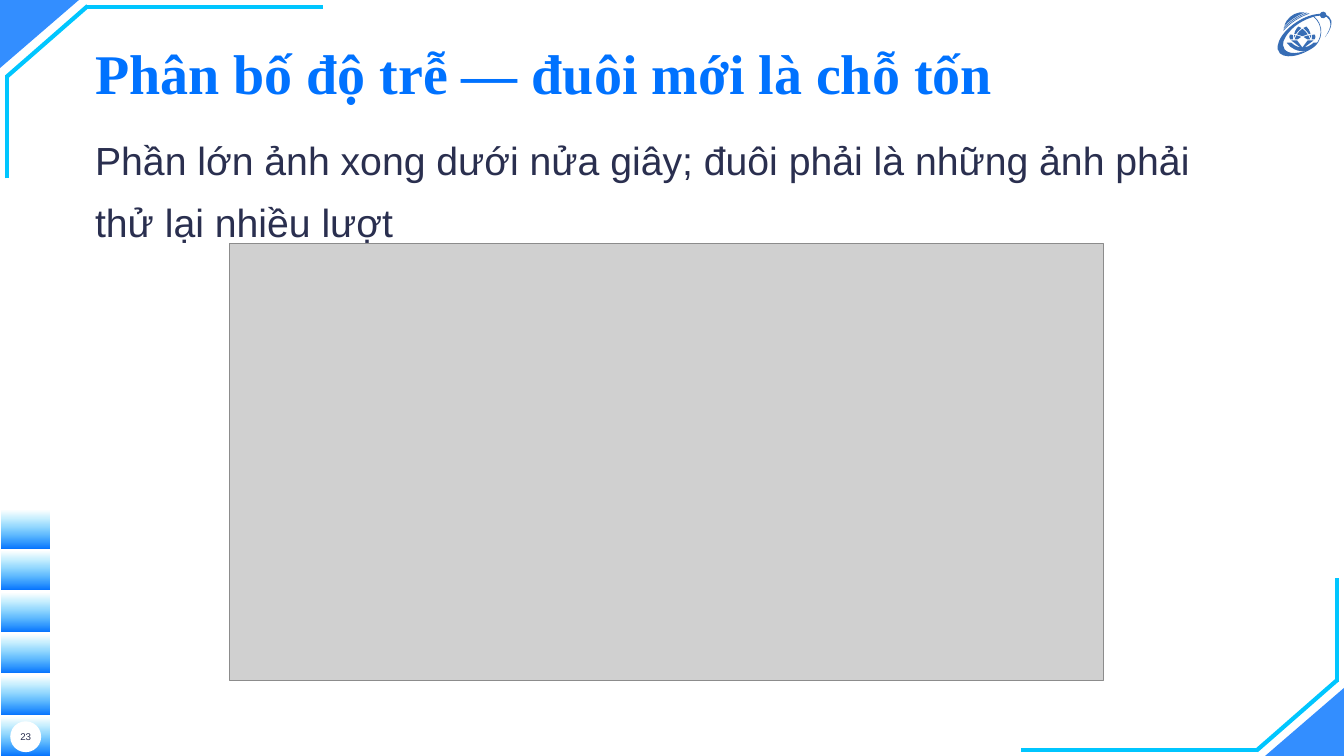
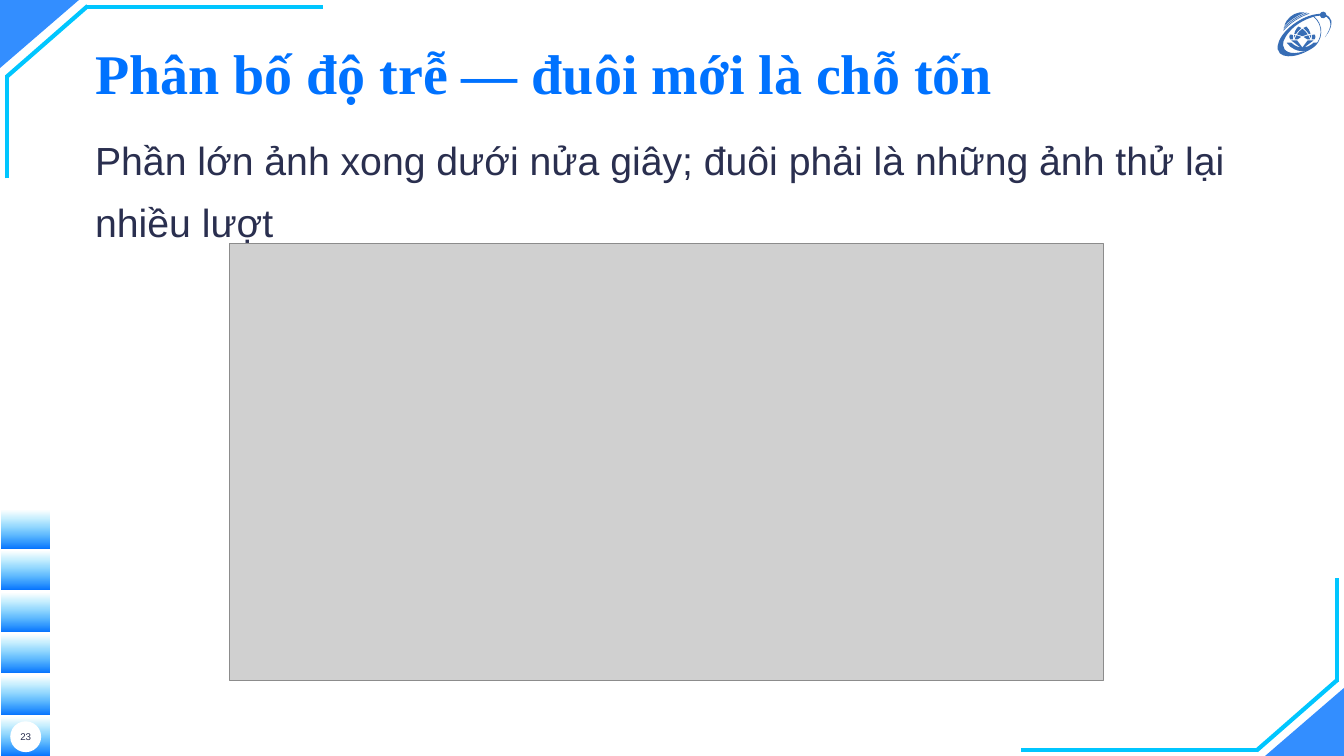
Before and after one commit to hieunguyen2604/alpr-do-an-mon-hoc, a slide deck: slide 23 of docs/slides/slides.pptx. Drawn at 1344x756 pixels with LibreOffice and Linux fonts; fonts in the diff are those of the drawing; grey boxes stand for pictures; background and template pictures are left out. Boxes give left, top, right and bottom in pixels: in the first picture for what was removed or moved away, otherwise in the second. Text is boxed around its words. In the diff, an @@ line names an element or a change of style, - is before the commit and + after.

```diff
--- a/docs/slides/slides.pptx
+++ b/docs/slides/slides.pptx
@@ text at bbox=[95, 145, 1224, 245]: text changed @@
-Phần lớn ảnh xong dưới nửa giây; đuôi phải là những ảnh phải thử lại nhiều lượt
+Phần lớn ảnh xong dưới nửa giây; đuôi phải là những ảnh thử lại nhiều lượt
```
Also in this commit, not shown: 4 other slides changed, 8 other files.
